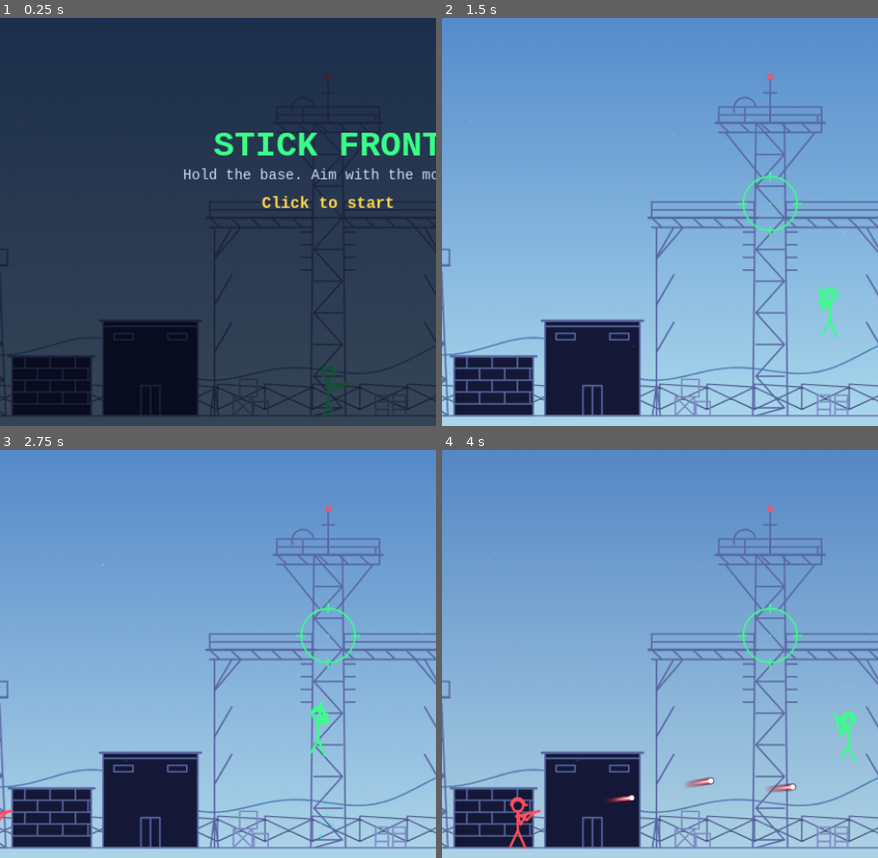
Above: before the commit, frames 1-4 (two rows, left to right).
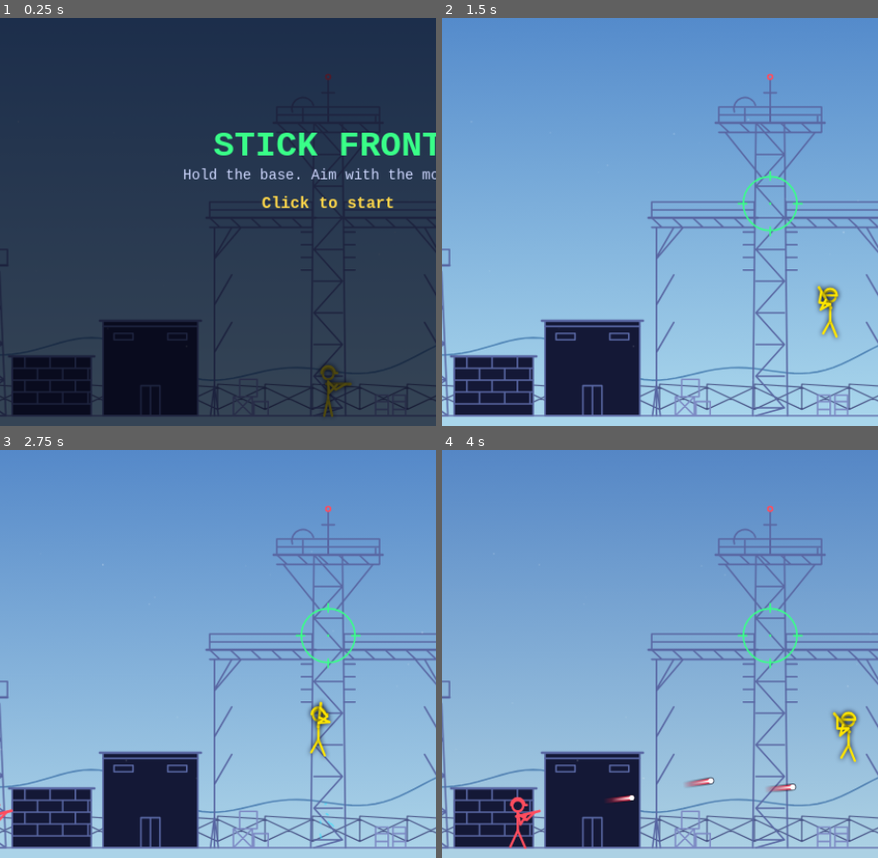
Above: after the commit, the same moments.

Repository: omegacoo/arcade
Game: browser game, page games/stick-front/index.html
The game is run twice, just before and just after one commit, with the same random seed, the same clock (stepped at 60 frames per second) and the same inputs.
Inputs:
- Up to frame 1 (0.25 s): no input
- Up to frame 2 (1.5 s): click "Click to start" at 0.27 s; hold Right from 1.03 s (still down); tap Space at 1.1 s
- Up to frame 3 (2.75 s): release Right at 1.53 s; hold Down 1.58-1.85 s; tap Space at 1.6, 2.1, 2.6 s; hold Left 1.9-2.47 s; hold Up from 2.52 s (still down)
- Up to frame 4 (4 s): release Up at 2.82 s; hold Right 2.87-3.53 s; tap Space at 3.1, 3.6 s; hold Up 3.58-3.82 s; hold Left from 3.87 s (still down)
The pictures show only the part of the screen within x 14-64%, y 24-74%; the shares and areas given below are measured in that part.

The runs differ from the first frame. In frame 1, 0.3% of the frame differs, in the area x 73-81%, y 85-98%; in frame 2, 0.5%; in frame 3, 0.4%; in frame 4, 0.5%, in the area x 89-96%, y 63-77%.

Commit message:
Stick Front: yellow player with dark halo for better contrast against the sky
Co-Authored-By: Claude Sonnet 5.5 <noreply@anthropic.com>

Diff:
--- a/games/stick-front/game.js
+++ b/games/stick-front/game.js
@@ -1716,7 +1716,12 @@
       if (e.rag) drawRagdoll(e, e.hit > 0 ? "#ffffff" : e.color); else drawFigure(e, e.color, false);
     });
     enemies.forEach(function (e) { if (!e.dead) drawFigure(e, e.color, false); });
-    if (player.rag) drawRagdoll(player, "#39ff88"); else drawFigure(player, "#39ff88", true);
+    // Bright yellow with a dark halo: reads against the pale day sky, the orange dusk and the navy night.
+    ctx.save();
+    ctx.shadowColor = "rgba(10,14,40,0.95)";
+    ctx.shadowBlur = 5;
+    if (player.rag) drawRagdoll(player, "#ffe600"); else drawFigure(player, "#ffe600", true);
+    ctx.restore();
     drawDebris();
     bombers.forEach(drawBomber);
     drawLasers();
--- a/updated.txt
+++ b/updated.txt
@@ -1 +1 @@
-2026-11-02T18:38:49Z
+2026-11-02T18:40:14Z
